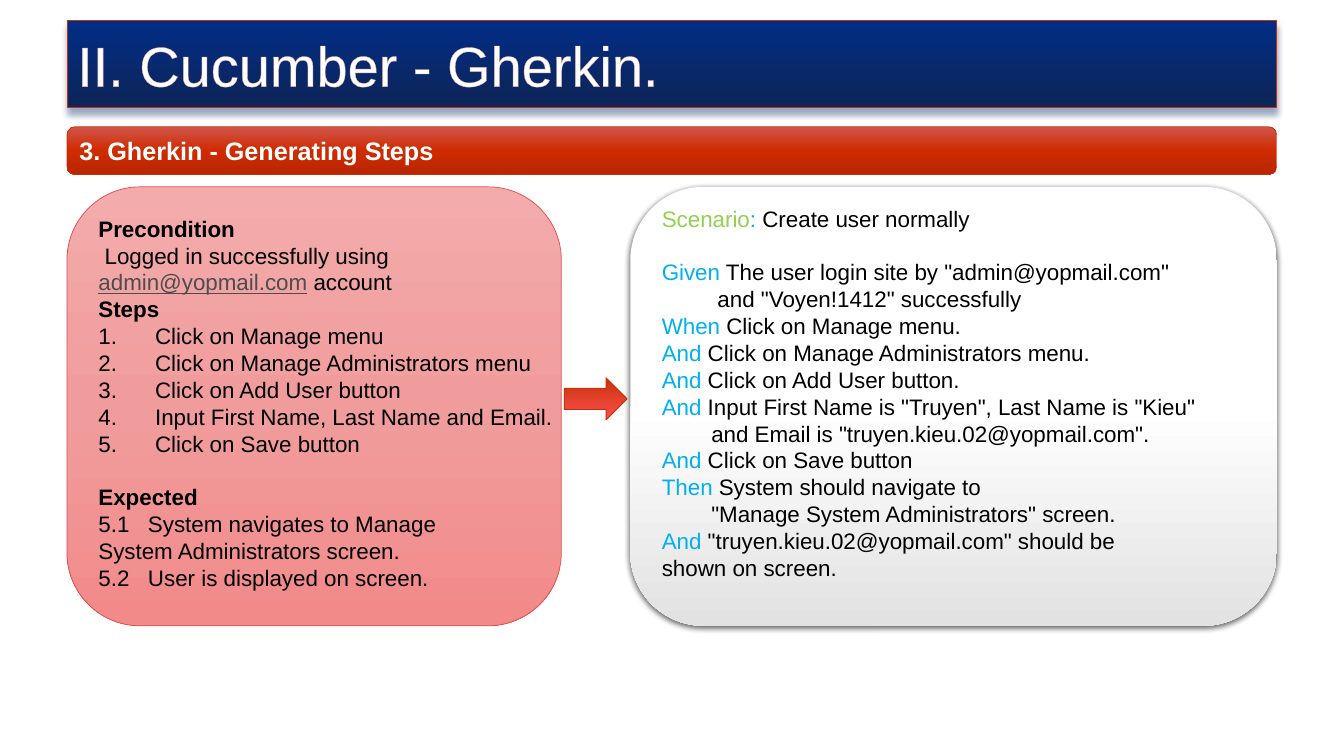
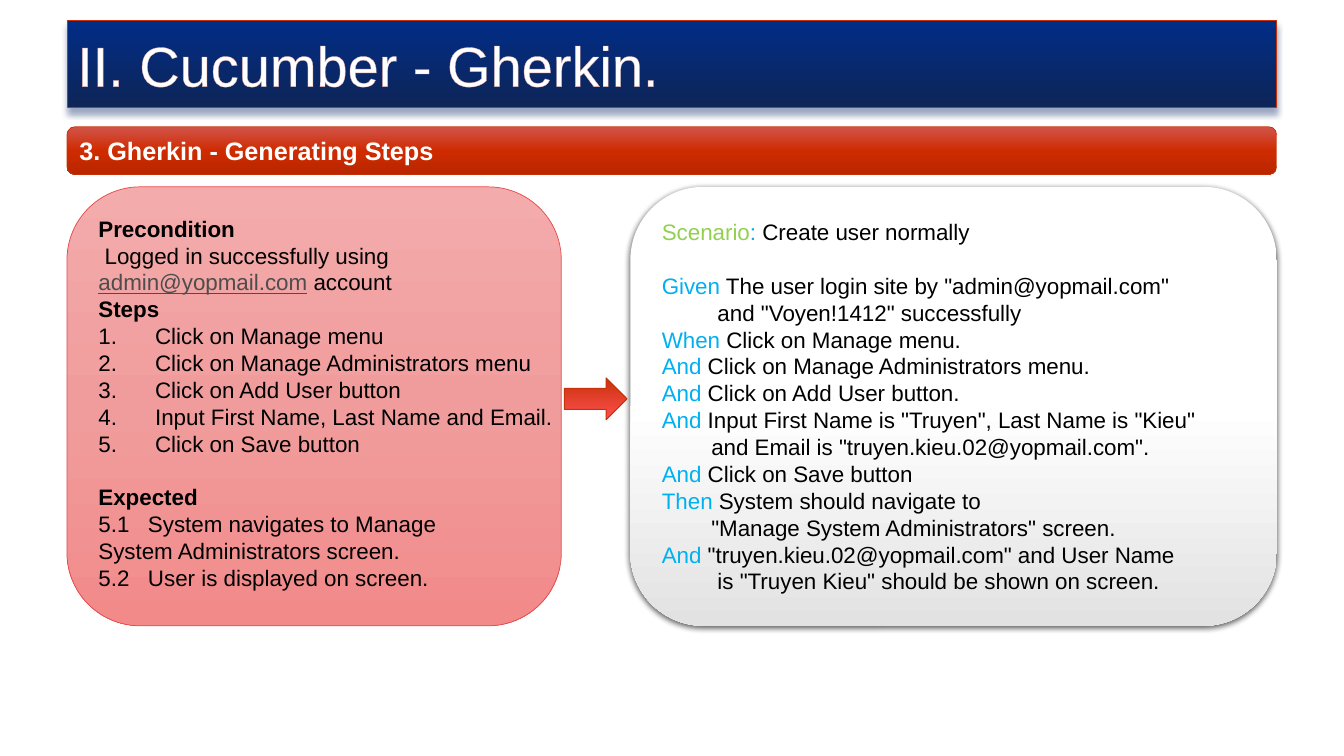
Before and after one commit to truyenkv/sharing, a slide deck: slide 10 of Sharing.pptx. Drawn at 1344x756 pixels with LibreOffice and Linux fonts; fonts in the diff are those of the drawing; background and template pictures are left out. Boxes give left, top, right and bottom in pixels: in the first picture for what was removed or moved away, otherwise in the second. Text is boxed around its words. In the diff, an @@ line names an element or a change of style, - is before the commit and + after.

```diff
--- a/Sharing.pptx
+++ b/Sharing.pptx
@@ text in rounded rectangle at bbox=[662, 546, 1175, 594]: text changed @@
-And "truyen.kieu.02@yopmail.com" should be
-shown on screen.
+And "truyen.kieu.02@yopmail.com" and User Name
+is "Truyen Kieu" should be shown on screen.
```
Also in this commit, not shown: 1 other slide changed.
